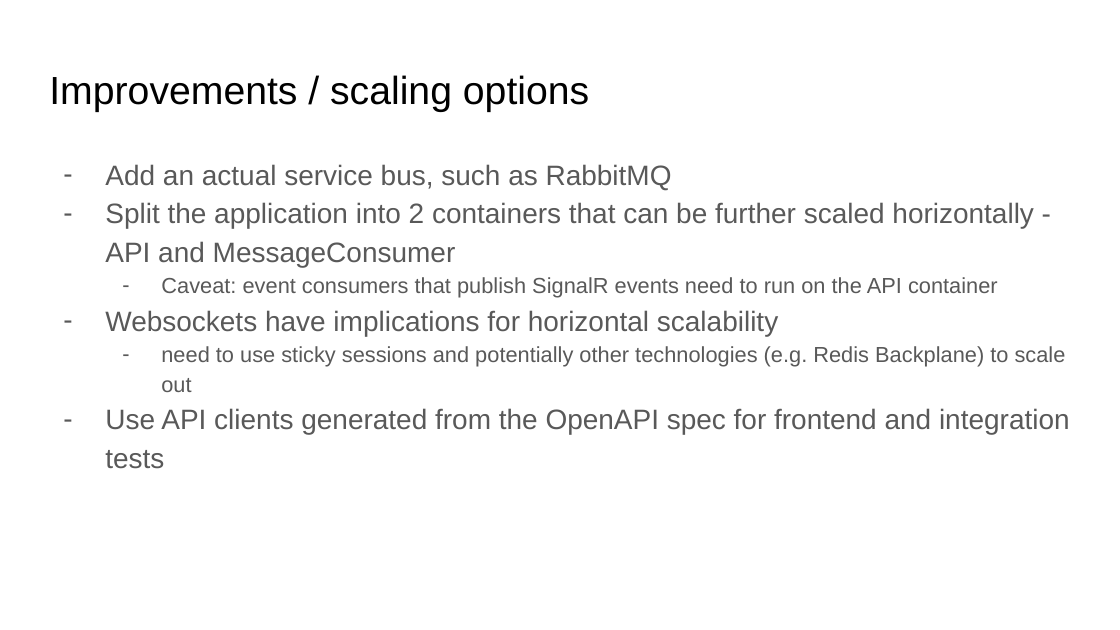
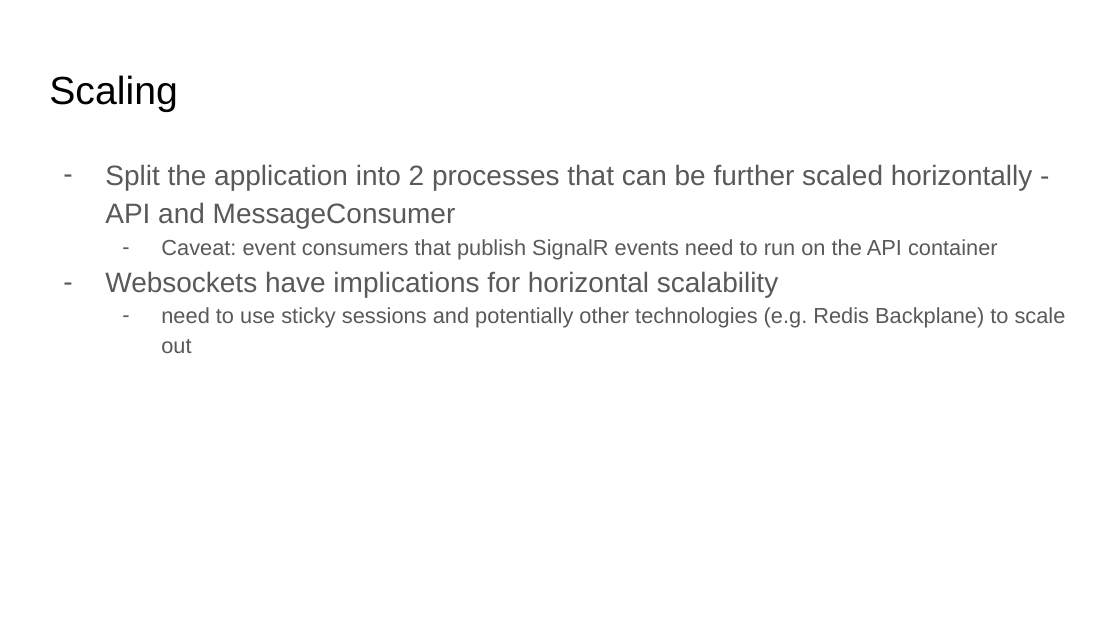
Before and after one commit to lusin-throwaway/RedYellowGreen, a slide deck: slide 12 of slides.pptx (slide 10 before the commit). Drawn at 1120x630 pixels with LibreOffice and Linux fonts; fonts in the diff are those of the drawing. Boxes give left, top, right and bottom in pixels: in the first picture for what was removed or moved away, otherwise in the second. Text is boxed around its words. In the diff, an @@ line names an element or a change of style, - is before the commit and + after.

Commit message:
update slides

```diff
--- a/slides.pptx
+++ b/slides.pptx
@@ title at (49, 75, 177, 112): text changed @@
-Improvements / scaling options
+Scaling
@@ text at (105, 164, 1033, 229): text changed @@
-– Add an actual service bus, such as RabbitMQ
-– Split the application into 2 containers that can be further scaled horizontally - API and MessageConsumer
+– Split the application into 2 processes that can be further scaled horizontally - API and MessageConsumer
@@ text at (105, 408, 1070, 469): paragraph removed @@
-– Use API clients generated from the OpenAPI spec for frontend and integration tests
```
Also in this commit, not shown: 7 other slides changed, 3 slides added.
